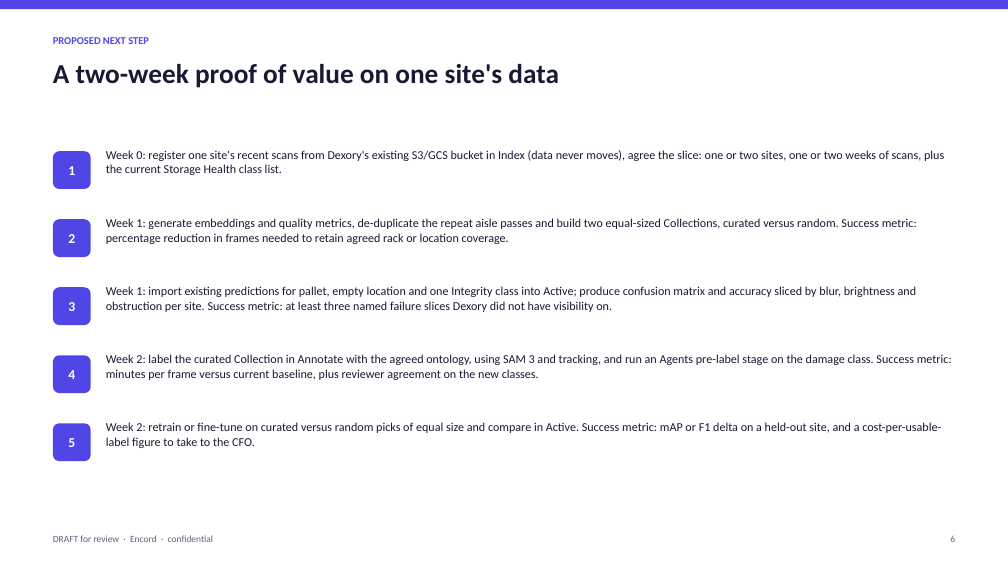
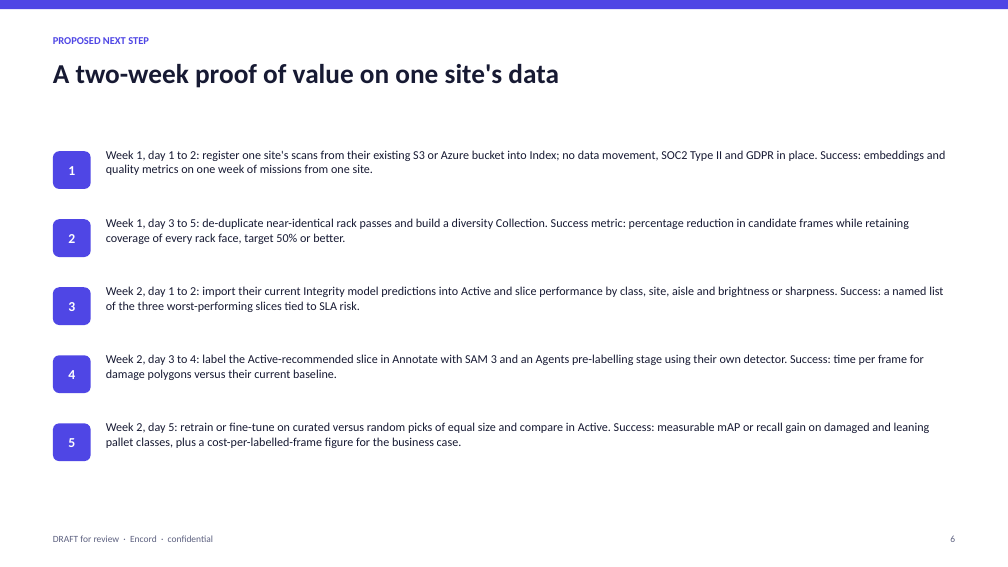
Before and after one commit to qaisak/signal-desk, a slide deck: slide 6 of docs/briefs/dexory.pptx. Drawn at 1008x567 pixels with LibreOffice and Linux fonts; fonts in the diff are those of the drawing. Boxes give left, top, right and bottom in pixels: in the first picture for what was removed or moved away, otherwise in the second. Text is boxed around its words. In the diff, an @@ line names an element or a change of style, - is before the commit and + after.

```diff
--- a/docs/briefs/dexory.pptx
+++ b/docs/briefs/dexory.pptx
@@ text at [106, 150, 945, 175]: text changed @@
-Week 0: register one site's recent scans from Dexory's existing S3/GCS bucket in Index (data never moves), agree the slice: one or two sites, one or two weeks of scans, plus the current Storage Health class list.
+Week 1, day 1 to 2: register one site's scans from their existing S3 or Azure bucket into Index; no data movement, SOC2 Type II and GDPR in place. Success: embeddings and quality metrics on one week of missions from one site.
@@ text at [106, 218, 909, 244]: text changed @@
-Week 1: generate embeddings and quality metrics, de-duplicate the repeat aisle passes and build two equal-sized Collections, curated versus random. Success metric: percentage reduction in frames needed to retain agreed rack or location coverage.
+Week 1, day 3 to 5: de-duplicate near-identical rack passes and build a diversity Collection. Success metric: percentage reduction in candidate frames while retaining coverage of every rack face, target 50% or better.
@@ text at [106, 286, 943, 312]: text changed @@
-Week 1: import existing predictions for pallet, empty location and one Integrity class into Active; produce confusion matrix and accuracy sliced by blur, brightness and obstruction per site. Success metric: at least three named failure slices Dexory did not have visibility on.
+Week 2, day 1 to 2: import their current Integrity model predictions into Active and slice performance by class, site, aisle and brightness or sharpness. Success: a named list of the three worst-performing slices tied to SLA risk.
@@ text at [106, 354, 924, 380]: text changed @@
-Week 2: label the curated Collection in Annotate with the agreed ontology, using SAM 3 and tracking, and run an Agents pre-label stage on the damage class. Success metric: minutes per frame versus current baseline, plus reviewer agreement on the new classes.
+Week 2, day 3 to 4: label the Active-recommended slice in Annotate with SAM 3 and an Agents pre-labelling stage using their own detector. Success: time per frame for damage polygons versus their current baseline.
@@ text at [106, 422, 930, 448]: text changed @@
-Week 2: retrain or fine-tune on curated versus random picks of equal size and compare in Active. Success metric: mAP or F1 delta on a held-out site, and a cost-per-usable-label figure to take to the CFO.
+Week 2, day 5: retrain or fine-tune on curated versus random picks of equal size and compare in Active. Success: measurable mAP or recall gain on damaged and leaning pallet classes, plus a cost-per-labelled-frame figure for the business case.
```
Also in this commit, not shown: 6 other slides changed, 9 other files.
